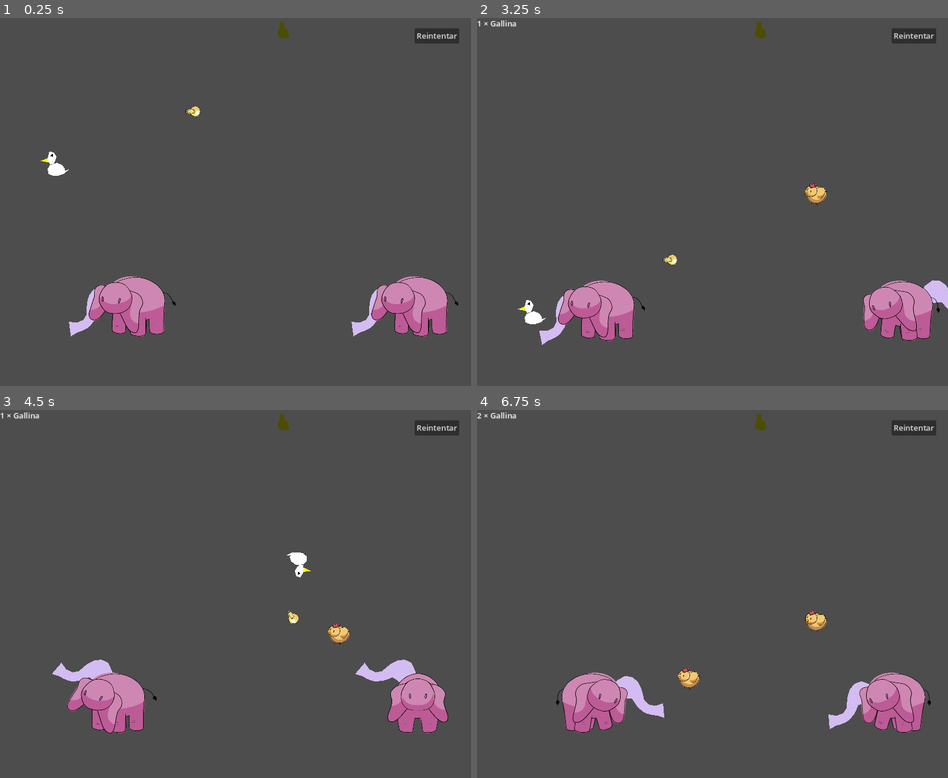
Above: before the commit, frames 1-4 (two rows, left to right).
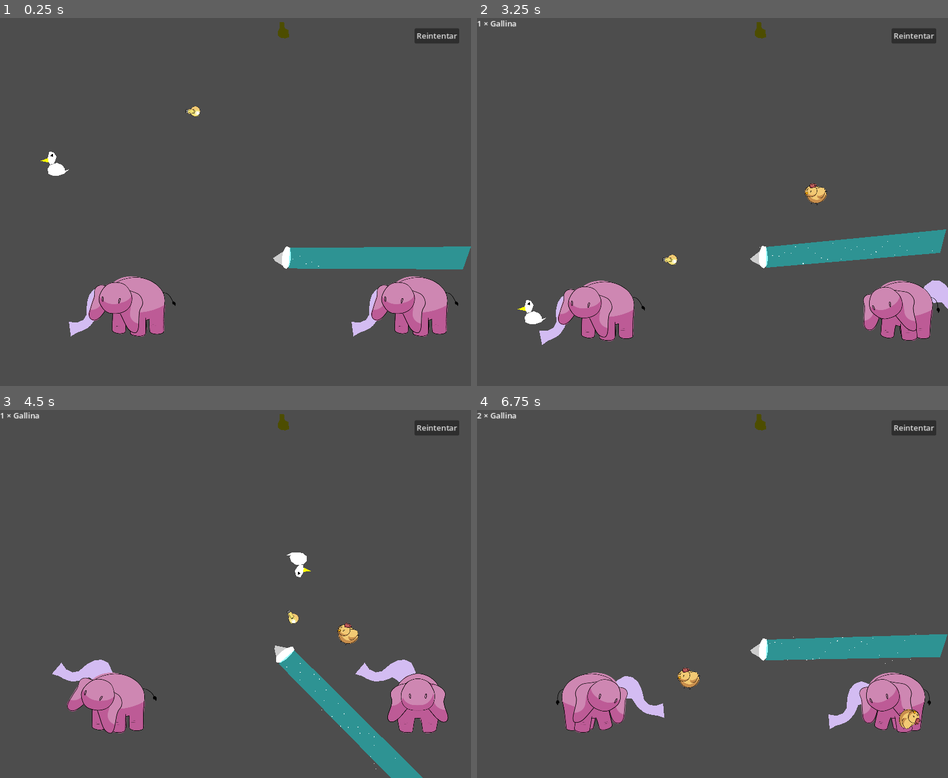
Above: after the commit, the same moments.

Repository: JuanFdS/ggj2024
Game: Godot game, scene res://ElefanteEnLaHabitacion.tscn
Same seed, same stepped clock (60 frames per second), same inputs: the game is played once before the commit and once after it. This scene is started directly instead of the project's main scene.
Inputs (mouse positions are in pixels of both pictures, inside the frame that each line leads up to):
- Up to frame 1 (0.25 s): no input
- Up to frame 2 (3.25 s): click "Reintentar" at 0.5 s; click "Reintentar" at 1.25 s; click "Reintentar" at 2 s; tap Enter at 2.75 s; move the mouse to (816, 183) at 2.77 s; hold Up (ui_up) from 2.78 s (still down); click (816, 183) at 2.92 s
- Up to frame 3 (4.5 s): move the mouse to (141, 612) at 3.52 s; release Up (ui_up) at 3.53 s; hold Down (ui_down) 3.53-4.28 s; move the mouse to (282, 513) at 4.27 s; hold Up (ui_up) from 4.28 s (still down)
- Up to frame 4 (6.75 s): move the mouse to (688, 667) at 5.02 s; click (688, 667) at 5.17 s; move the mouse to (853, 649) at 5.77 s; release Up (ui_up) at 5.78 s; hold Down (ui_down) from 5.78 s (still down); move the mouse to (571, 538) at 6.52 s

The runs differ from the first frame. In frame 1, 2.3% of the frame differs, in the area x 58-100%, y 62-69%; in frame 2, 2.3%; in frame 3, 2.5%; in frame 4, 2.7%, in the area x 58-100%, y 54-87%.

Commit message:
Ventilador WIP

Diff:
--- /dev/null
+++ b/Cosas/Ventilador/Ventilador.gd
@@ -0,0 +1,23 @@
+extends StaticBody2D
+
+const PODER_VIENTO: float = 500.0
+var cosas_ventiladas: Array = []
+@onready var area_de_vientito: Area2D = %AreaDeVientito
+
+func _ready():
+	area_de_vientito.body_entered.connect(func(cosa):
+		cosas_ventiladas.push_back(cosa)
+	)
+	area_de_vientito.body_exited.connect(func(cosa):
+		cosas_ventiladas.erase(cosa)
+	)
+	var tween = create_tween().set_loops().set_trans(Tween.TRANS_ELASTIC).set_ease(Tween.EASE_IN_OUT)
+	tween.tween_property(self, "rotation", PI / 4.0, 3.0)
+	tween.tween_property(self, "rotation", 0.0, 3.0)
+
+func _physics_process(delta):
+	cosas_ventiladas.map(func(cosa: RigidBody2D):
+		cosa.apply_central_force(
+			Vector2.RIGHT.rotated(rotation) * PODER_VIENTO
+		)
+	)
--- /dev/null
+++ b/Cosas/Ventilador/Ventilador.tscn
@@ -0,0 +1,73 @@
+[gd_scene load_steps=8 format=3 uid="uid://dgkjtc3vl2qun"]
+
+[ext_resource type="Script" path="res://Cosas/Ventilador/Ventilador.gd" id="1_smhcg"]
+
+[sub_resource type="PhysicsMaterial" id="PhysicsMaterial_owh4x"]
+bounce = 1.1
+
+[sub_resource type="CircleShape2D" id="CircleShape2D_5ce2x"]
+
+[sub_resource type="Curve" id="Curve_i8w34"]
+_data = [Vector2(0, 1), 0.0, 0.0, 0, 0, Vector2(0.781726, 0.934066), 0.0, 0.0, 0, 0, Vector2(1, 0), 0.0, 0.0, 0, 0]
+point_count = 3
+
+[sub_resource type="CurveTexture" id="CurveTexture_akxg3"]
+curve = SubResource("Curve_i8w34")
+
+[sub_resource type="ParticleProcessMaterial" id="ParticleProcessMaterial_yh8c2"]
+particle_flag_disable_z = true
+emission_shape_scale = Vector3(1, 5, 1)
+emission_shape = 3
+emission_box_extents = Vector3(1, 3, 1)
+spread = 3.0
+initial_velocity_min = 208.33
+initial_velocity_max = 208.33
+gravity = Vector3(0, 0, 0)
+scale_curve = SubResource("CurveTexture_akxg3")
+
+[sub_resource type="RectangleShape2D" id="RectangleShape2D_gfcsq"]
+size = Vector2(84.8889, 9.66667)
+
+[node name="Ventilador" type="StaticBody2D"]
+collision_layer = 2147483648
+collision_mask = 0
+physics_material_override = SubResource("PhysicsMaterial_owh4x")
+script = ExtResource("1_smhcg")
+
+[node name="CollisionShape2D" type="CollisionShape2D" parent="."]
+position = Vector2(4, 0)
+scale = Vector2(3, 3)
+shape = SubResource("CircleShape2D_5ce2x")
+
+[node name="Polygon2D" type="Polygon2D" parent="."]
+scale = Vector2(3, 3)
+color = Color(0.803922, 0.803922, 0.803922, 1)
+polygon = PackedVector2Array(-9, 0, 3, -8, 8, -10, 6, -5, 6, -2, 5, 4, 7, 9, 7, 12, -1, 7, -6, 4)
+
+[node name="Polygon2D2" type="Polygon2D" parent="."]
+position = Vector2(0, 2)
+scale = Vector2(3, 3)
+polygon = PackedVector2Array(9, -17, 6, -12, 4, -7, 3, 1, 3, 8, 5, 11, 7, 13, 9, 14, 13, 10, 15, 2, 15, -8, 14, -15)
+
+[node name="Polygon2D3" type="Polygon2D" parent="."]
+scale = Vector2(3, 3)
+color = Color(0, 1, 1, 0.392157)
+polygon = PackedVector2Array(14, -14, 260, -16, 249, 15, 12, 14)
+
+[node name="GPUParticles2D" type="GPUParticles2D" parent="."]
+scale = Vector2(3, 3)
+amount = 30
+process_material = SubResource("ParticleProcessMaterial_yh8c2")
+lifetime = 1.2
+local_coords = true
+
+[node name="AreaDeVientito" type="Area2D" parent="."]
+unique_name_in_owner = true
+scale = Vector2(3, 3)
+collision_layer = 0
+collision_mask = 11
+
+[node name="CollisionShape2D" type="CollisionShape2D" parent="AreaDeVientito"]
+position = Vector2(133.667, -2.5)
+scale = Vector2(3, 3)
+shape = SubResource("RectangleShape2D_gfcsq")
--- a/ElefanteEnLaHabitacion.tscn
+++ b/ElefanteEnLaHabitacion.tscn
@@ -1,9 +1,10 @@
-[gd_scene load_steps=13 format=3 uid="uid://dms7l5mfubcpp"]
+[gd_scene load_steps=14 format=3 uid="uid://dms7l5mfubcpp"]
 
 [ext_resource type="Script" path="res://Habitacion.gd" id="1_au45p"]
 [ext_resource type="PackedScene" uid="uid://2petxoiduwhd" path="res://Cosas/Lamparita/LamparitaNueva.tscn" id="2_4s6gc"]
-[ext_resource type="AudioStream" uid="uid://m00i60fa0h3b" path="res://Sounds/spawn_1.wav" id="3_1v38x"]
+[ext_resource type="AudioStream" uid="uid://m00i60fa0h3b" path="res://Sounds/Spawn/spawn_1.wav" id="3_1v38x"]
 [ext_resource type="PackedScene" uid="uid://btibma3e67qwh" path="res://Cosas/Elefante.tscn" id="3_28bn2"]
+[ext_resource type="PackedScene" uid="uid://dgkjtc3vl2qun" path="res://Cosas/Ventilador/Ventilador.tscn" id="5_amouy"]
 
 [sub_resource type="WorldBoundaryShape2D" id="WorldBoundaryShape2D_kf7ph"]
 normal = Vector2(1, 0)
@@ -137,3 +138,6 @@
 offset_bottom = 52.0
 grow_horizontal = 0
 text = "Reintentar"
+
+[node name="Ventilador" parent="." instance=ExtResource("5_amouy")]
+position = Vector2(1140, 979)
